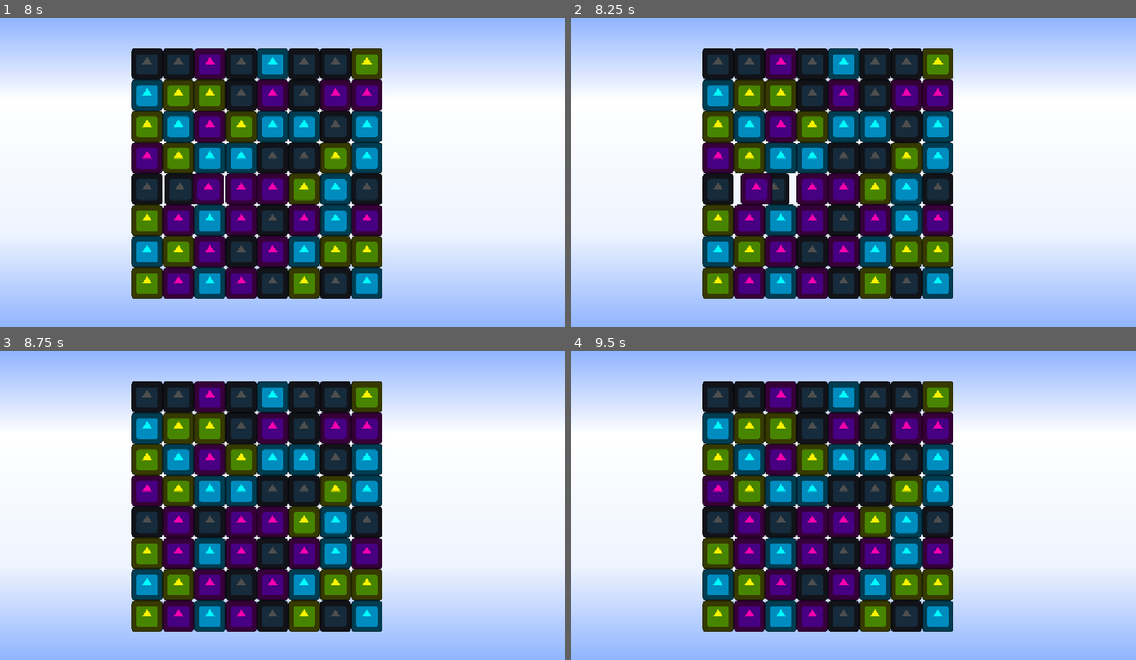
Above: before the commit, frames 1-4 (two rows, left to right).
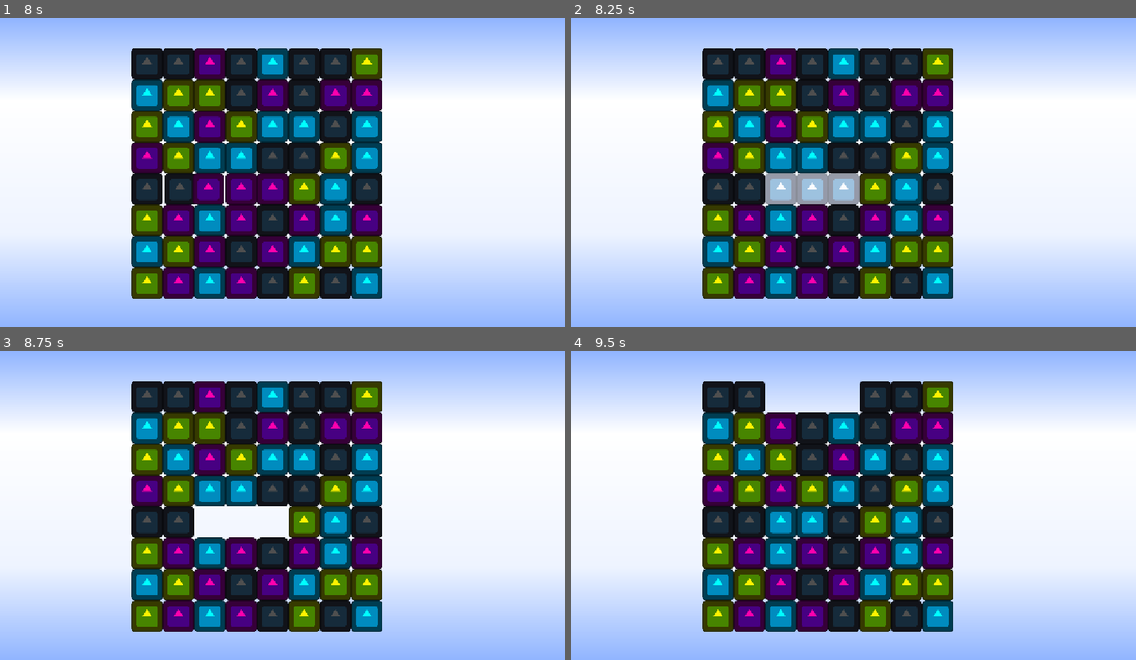
Above: after the commit, the same moments.

Repository: Pudding3160/cookie-jam
Game: Godot game, scene res://Code/Distractions/Match3/Match3.tscn
Two runs of this game, one before a commit and one after it. Both use one fixed random seed, a clock stepped at 60 frames per second and the inputs below. This scene is started directly instead of the project's main scene. The engine's default icon, where the game draws it, is replaced by a stand-in: a white triangle on a blue panel in a dark square.
Inputs (mouse positions are in pixels of both pictures, inside the frame that each line leads up to):
- Up to frame 1 (8 s): tap Enter at 0.5, 4.25 s; move the mouse to (406, 157) at 0.52 s; hold Right (CoffeeRight) 0.53-1.25 s; click (406, 157) at 0.67 s; tap Up (HonsJump) at 0.77, 3.77, 6.77 s; tap Space at 1.25, 7.25 s; drag from (169, 187) to (254, 237) at 1.27 s; move the mouse to (339, 101) at 2.02 s; hold Left (CoffeeLeft) 2.03-2.75 s; drag from (254, 237) to (113, 126) at 2.77 s; move the mouse to (452, 218) at 3.52 s; hold Right (CoffeeRight) 3.53-4.25 s; drag from (113, 126) to (197, 92) at 4.27 s; move the mouse to (310, 172) at 5.02 s; hold Right (CoffeeRight) 5.03-5.75 s; click (310, 172) at 5.17 s; drag from (197, 92) to (169, 187) at 5.77 s; move the mouse to (406, 157) at 6.52 s; hold Left (CoffeeLeft) 6.53-7.25 s; drag from (169, 187) to (254, 237) at 7.27 s
- Up to frame 2 (8.25 s): move the mouse to (910, 101) at 8.02 s; hold Right (CoffeeRight) from 8.03 s (still down)
- Up to frame 3 (8.75 s): keep holding Right (CoffeeRight)
- Up to frame 4 (9.5 s): release Right (CoffeeRight) at 8.75 s; drag from (825, 570) to (684, 459) at 8.77 s

Frame 1 is identical in both runs. In frame 2, 2.2% of the frame differs, in the area x 28-52%, y 50-61%; in frame 3, 2.2%; in frame 4, 8.2%, in the area x 29-52%, y 9-61%.

Commit message:
fixed a bug in Grid.gd
fixed a bug where the script wasn't checking whether a match was valid
if the tile moved in between two valid tiles (horizontal and verical) or
if there were valid tiles to the left or upwards.

Diff:
--- a/Code/Distractions/Match3/Grid.gd
+++ b/Code/Distractions/Match3/Grid.gd
@@ -10,9 +10,10 @@
 @export var y_start: int
 @export var offset: int
 @export var new_offset: int
-
-
-var possible_pieces = [
+@export var score_needed: float
+
+
+var possible_pieces := [
 	preload("res://Katia/BlackPiece.tscn"),
 	preload("res://Katia/CyanPiece.tscn"),
 	preload("res://Katia/MagentaPiece.tscn"),
@@ -37,7 +38,7 @@
 
 
 func make_array() -> Array:
-	var array = []
+	var array := []
 	for column in width:
 		array.append([])
 		for row in height:
@@ -48,10 +49,10 @@
 func spawn() -> void:
 	for column in width:
 		for row in height:
-			var rand = floori(randf_range(0, possible_pieces.size()))
+			var rand := floori(randf_range(0, possible_pieces.size()))
 			var piece = possible_pieces[rand].instantiate()
 
-			var loops = 0
+			var loops := 0
 			while check_match(column, row, piece.get_node("Sprite2D").PieceColor) and loops < 100:
 				rand = floori(randf_range(0, possible_pieces.size()))
 				loops += 1
@@ -63,15 +64,75 @@
 
 
 #for no matches at beginning
-func check_match(column, row, PieceColor):
+func check_match(column: int, row: int, PieceColor: String):
+	print("check_match:")
+	print("\t" + "column: " + str(column))
+	print("\t" + "row: " + str(row))
+	print("\t" + "PieceColor: " + PieceColor)
+	### ====================== ###
+	### CHECKING FOR LEFT SIDE ###
+	### ====================== ###
 	if column > 1:
-		if all_pieces[column - 1][row] != null and all_pieces[column - 2][row] != null:
+		print("step 1.1")
+		if all_pieces[column - 1][row] != null and all_pieces[column - 1][row] != null:
+			print("step 2.1")
 			if all_pieces[column - 1][row].get_node("Sprite2D").PieceColor == PieceColor and all_pieces[column - 2][row].get_node("Sprite2D").PieceColor == PieceColor:
-				return true
-
+				print("step 3.1 - GOT IT!!!")
+				return true
+
+	### ======================= ###
+	### CHECKING FOR RIGHT SIDE ###
+	### ======================= ###
+	if column < width - 2:
+		print("step 1.2")
+		if all_pieces[column + 1][row] != null and all_pieces[column + 1][row] != null:
+			print("step 2.2")
+			if all_pieces[column + 1][row].get_node("Sprite2D").PieceColor == PieceColor and all_pieces[column + 2][row].get_node("Sprite2D").PieceColor == PieceColor:
+				print("step 3.2 - GOT IT!!!")
+				return true
+
+	### ====================== ###
+	### CHECKING FOR UNDERSIDE ###
+	### ====================== ###
 	if row > 1:
-		if all_pieces[column][row - 1] != null and all_pieces[column][row - 2] != null:
+		print("step 1.3")
+		if all_pieces[column][row - 1] != null and all_pieces[column][row - 1] != null:
+			print("step 2.3")
 			if all_pieces[column][row - 1].get_node("Sprite2D").PieceColor == PieceColor and all_pieces[column][row - 2].get_node("Sprite2D").PieceColor == PieceColor:
+				print("step 3.3 - GOT IT!!!")
+				return true
+
+	### ======================= ###
+	### CHECKING FOR ABOVE SIDE ###
+	### ======================= ###
+	if row < height - 2:
+		print("step 1.4")
+		if all_pieces[column][row + 1] != null and all_pieces[column][row + 1] != null:
+			print("step 2.4")
+			if all_pieces[column][row + 1].get_node("Sprite2D").PieceColor == PieceColor and all_pieces[column][row + 2].get_node("Sprite2D").PieceColor == PieceColor:
+				print("step 3.4 - GOT IT!!!")
+				return true
+
+	### ============================== ###
+	### CHECKING FOR MIDDLE HORIZONTAL ###
+	### ============================== ###
+	if column < width - 1 and column > 0:
+		print("step 1.5")
+		if all_pieces[column + 1][row] != null and all_pieces[column - 1][row] != null:
+			print("step 2.5")
+			if all_pieces[column + 1][row].get_node("Sprite2D").PieceColor == PieceColor and all_pieces[column - 1][row].get_node("Sprite2D").PieceColor == PieceColor:
+				print("step 3.5 - GOT IT!!!")
+				return true
+
+	### ============================ ###
+	### CHECKING FOR MIDDLE VERTICAL ###
+	### ============================ ###
+	if row < height - 1 and row > 0:
+		print("step 1.6")
+		if all_pieces[column][row + 1] != null and all_pieces[column][row - 1] != null:
+			print("step 2.6")
+			if all_pieces[column][row + 1].get_node("Sprite2D").PieceColor == PieceColor and all_pieces[column][row - 1].get_node("Sprite2D").PieceColor == PieceColor:
+				print("step 3.6 - GOT IT!!!")
 				return true
 
 	return false
@@ -125,7 +186,17 @@
 	await first_tween.finished
 	await second_tween.finished
 
-	if check_match(column + int(direction.x), row + int(direction.y), first_piece.get_node("Sprite2D").PieceColor) or check_match(column, row, second_piece.get_node("Sprite2D").PieceColor):
+	print("match_prevent:")
+	print("\t" + "column: " + str(column))
+	print("\t" + "direction.x: " + str(direction.x))
+	print("\t" + "direction.y: " + str(direction.y))
+	if check_match(column + int(direction.x),
+			row + int(direction.y),
+			first_piece.get_node("Sprite2D").PieceColor) or check_match(
+			column,
+			row,
+			second_piece.get_node("Sprite2D").PieceColor):
+		print("running find_matches...")
 		find_matches()
 	else:
 		#swap back
@@ -170,7 +241,7 @@
 
 
 func find_matches():
-	var found_match = false
+	var found_match := false
 
 	for column in width:
 		for row in height:
@@ -273,3 +344,9 @@
 
 func _on_refill_timer_timeout() -> void:
 	refill()
+
+
+func end_game(failed: bool) -> void:
+	if (failed):
+		GlobalStrikeManager.update_strikes(1);
+	queue_free();
